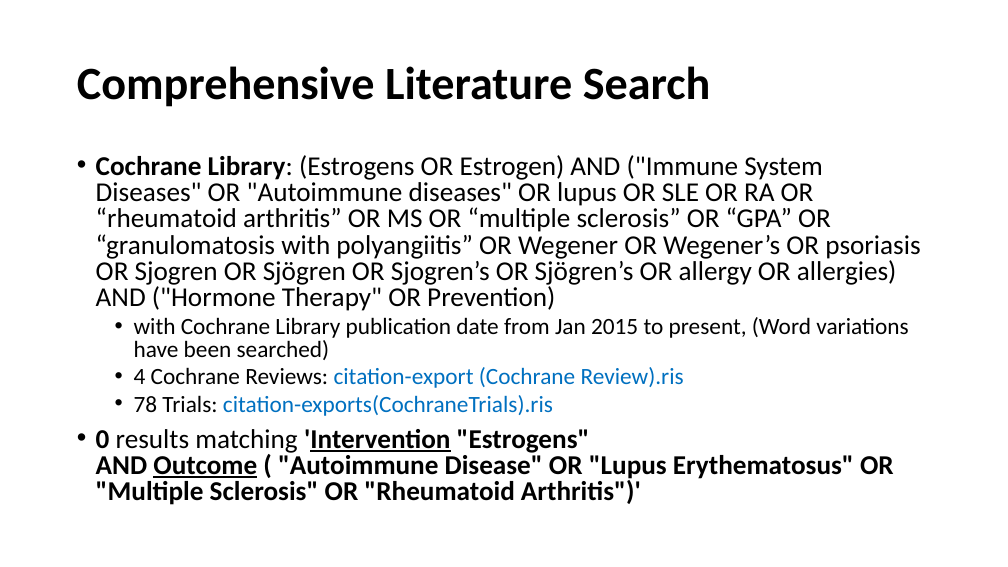
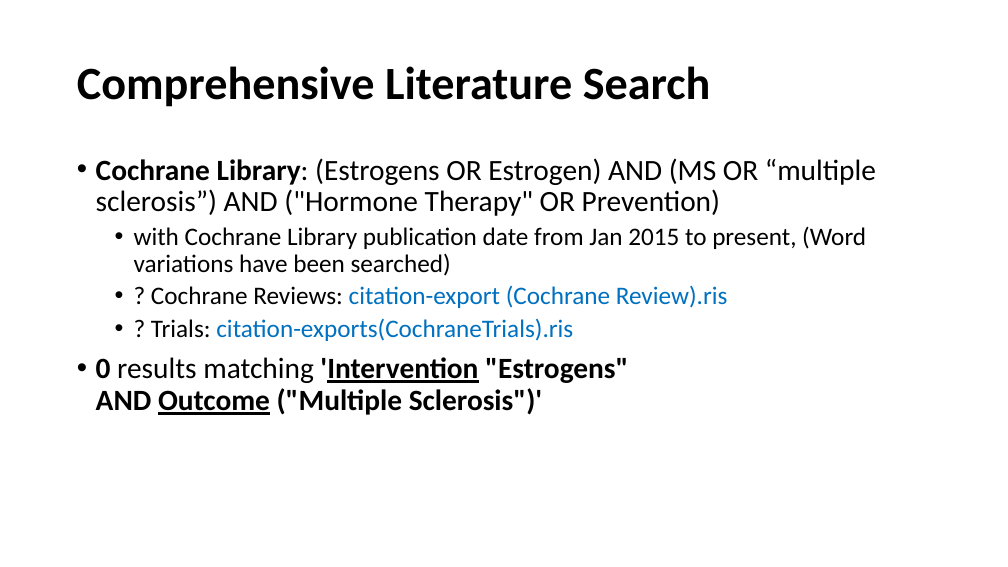
Before and after one commit to BruceChen034020/EstrogenMultipleSclerosisSystematicReview, a slide deck: slide 8 of Estrogen as an immunomodulator for multiple sclerosis.pptx (slide 9 before the commit). Drawn at 1008x567 pixels with LibreOffice and Linux fonts; fonts in the diff are those of the drawing. Boxes give left, top, right and bottom in pixels: in the first picture for what was removed or moved away, otherwise in the second. Text is boxed around its words. In the diff, an @@ line names an element or a change of style, - is before the commit and + after.

```diff
--- a/Estrogen as an immunomodulator for multiple sclerosis.pptx
+++ b/Estrogen as an immunomodulator for multiple sclerosis.pptx
@@ text at box(96, 158, 876, 216): text changed; size 25.9 to 28 pt @@
-• Cochrane Library: (Estrogens OR Estrogen) AND ("Immune System Diseases" OR "Autoimmune diseases" OR lupus OR SLE OR RA OR “rheumatoid arthritis” OR MS OR “multiple sclerosis” OR “GPA” OR “granulomatosis with polyangiitis” OR Wegener OR Wegener’s OR psoriasis OR Sjogren OR Sjögren OR Sjogren’s OR Sjögren’s OR allergy OR allergies) AND ("Hormone Therapy" OR Prevention)
+• Cochrane Library: (Estrogens OR Estrogen) AND (MS OR “multiple sclerosis”) AND ("Hormone Therapy" OR Prevention)
@@ text at box(134, 226, 866, 276): size 22.2 to 24 pt in "with Cochrane Library publication date from Jan ..."; line spacing 0.8 to 0.9 @@
@@ text at box(96, 285, 728, 415): text changed; size 25.9 to 24 pt; bold off @@
-  • 4 Cochrane Reviews: citation-export (Cochrane Review).ris
-  • 78 Trials: citation-exports(CochraneTrials).ris
-• 0 results matching 'Intervention "Estrogens" AND Outcome ( "Autoimmune Disease" OR "Lupus Erythematosus" OR "Multiple Sclerosis" OR "Rheumatoid Arthritis")'
+  • ? Cochrane Reviews: citation-export (Cochrane Review).ris
+  • ? Trials: citation-exports(CochraneTrials).ris
+• 0 results matching 'Intervention "Estrogens" AND Outcome ("Multiple Sclerosis")'
```
Also in this commit, not shown: 11 other slides changed, 1 slide added, 14 slides removed.
